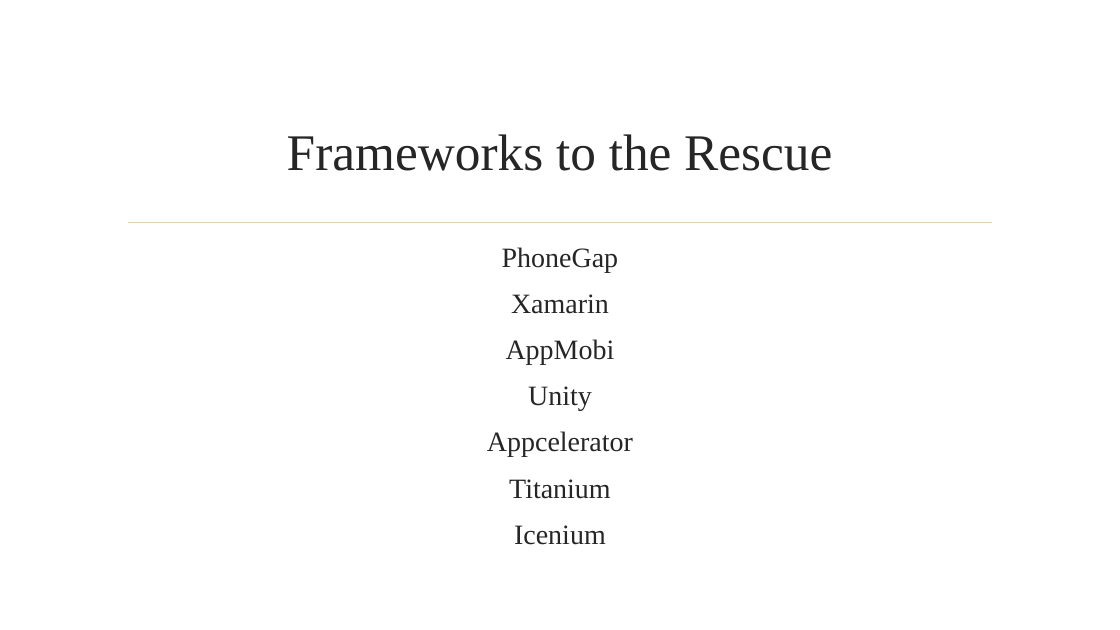
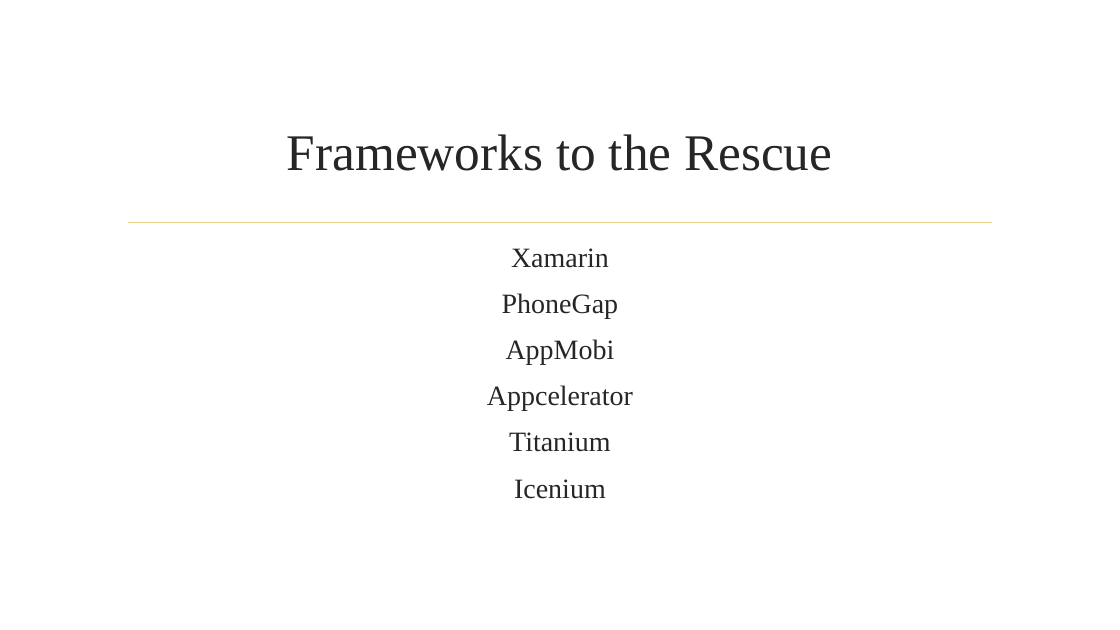
Before and after one commit to jerrelblankenship/Presentations, a slide deck: slide 4 of Xamarin/CodeMash2014/Xamarin.pptx. Drawn at 1120x630 pixels with LibreOffice and Linux fonts; fonts in the diff are those of the drawing; background and template pictures are left out. Boxes give left, top, right and bottom in pixels: in the first picture for what was removed or moved away, otherwise in the second. Text is boxed around its words. In the diff, an @@ line names an element or a change of style, - is before the commit and + after.

```diff
--- a/Xamarin/CodeMash2014/Xamarin.pptx
+++ b/Xamarin/CodeMash2014/Xamarin.pptx
@@ text at (511, 248, 609, 268): paragraph added @@
+Xamarin
@@ text at (511, 294, 609, 314): paragraph removed @@
-Xamarin
@@ text at (528, 386, 592, 411): paragraph removed @@
-Unity
```
Also in this commit, not shown: 3 other slides changed, 1 slide added.
